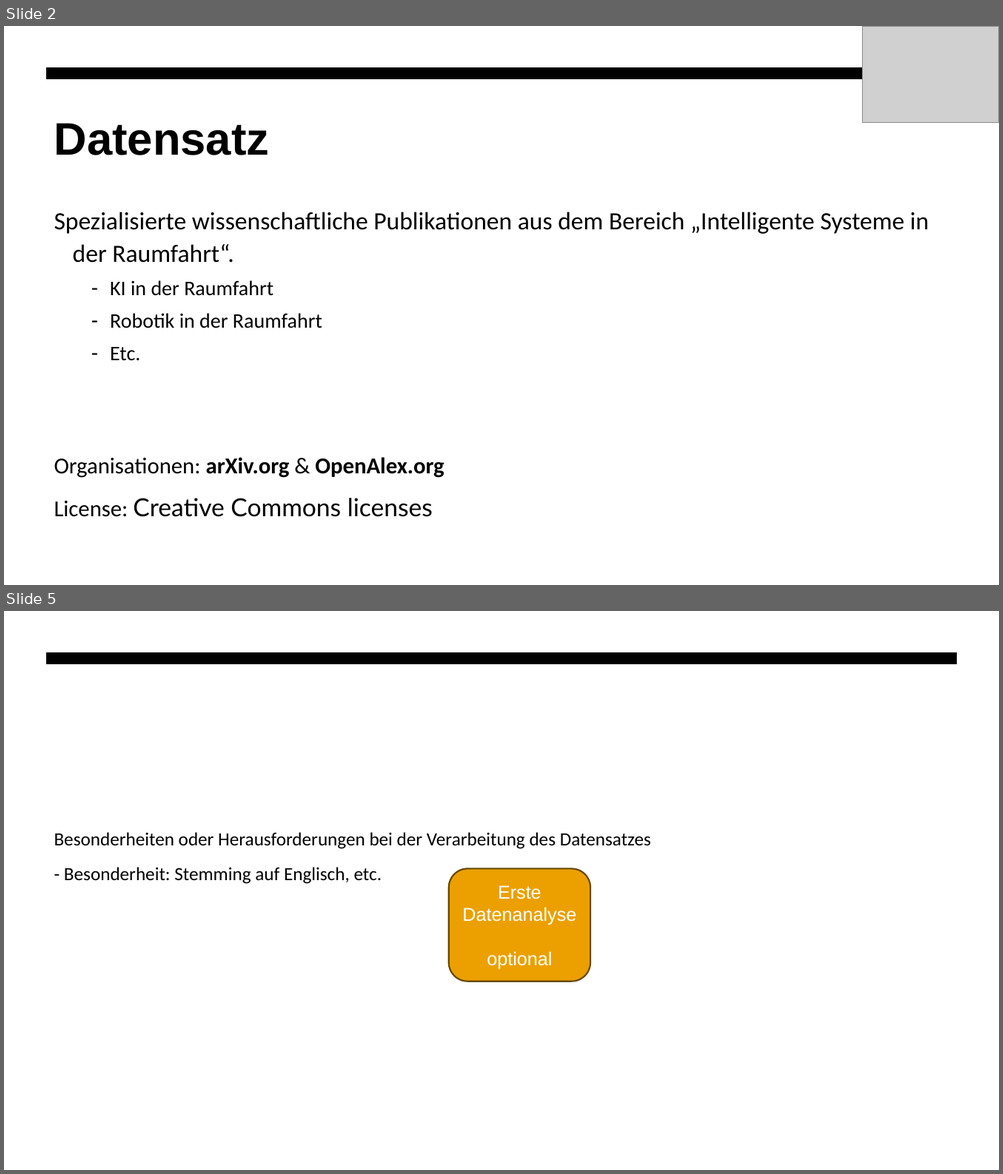
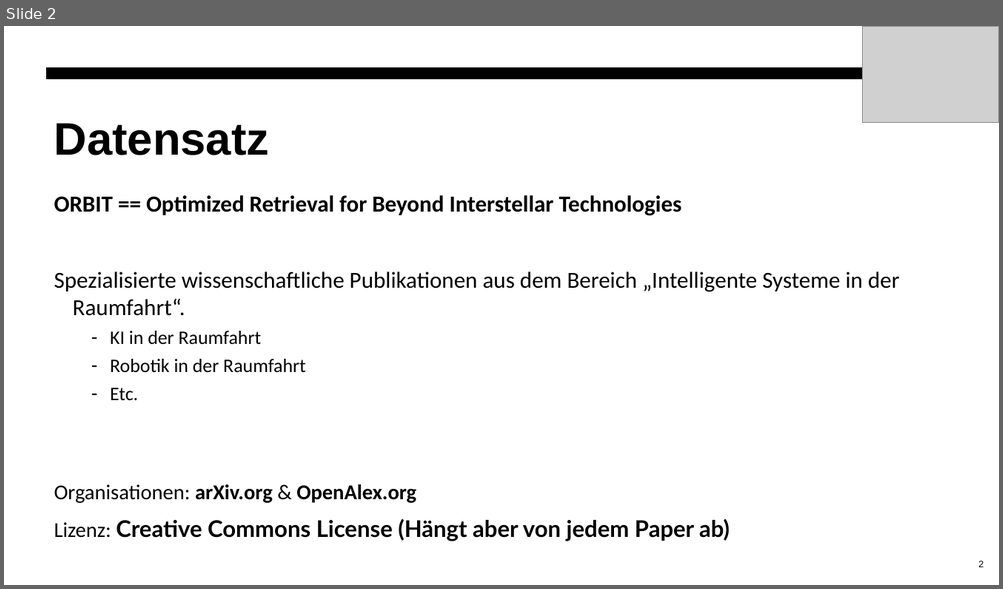
Before and after one commit to PatrykGadziomski/Orbit-Search-Engine, a slide deck: docs/zwischenpräsentation.pptx. Shown one above the other, each under a label of ours: slides 2 and 5 before the commit, slide 2 after it; the slides between them are not shown. The pictures are 1003x1174 and 1003x589 pixels, drawn with LibreOffice and Linux fonts; fonts in the diff are those of the drawing; grey boxes stand for pictures. Boxes give left, top, right and bottom in pixels: in the first picture for what was removed or moved away, otherwise in the second. Text is boxed around its words. In the diff, an @@ line names an element or a change of style, - is before the commit and + after.

```diff
--- a/docs/zwischenpräsentation.pptx
+++ b/docs/zwischenpräsentation.pptx
@@ slide 5 removed at (4,611,999,1170), background #FFFFFF; not listed: 1 template element that a slide beside it also shows @@
@@ text removed at (54,832,651,884) @@
-Besonderheiten oder Herausforderungen bei der Verarbeitung des Datensatzes
-- Besonderheit: Stemming auf Englisch, etc.
@@ rounded rectangle removed at (449,869,590,982) @@
-Erste Datenanalyse
-optional
@@ slide 2 changed as well @@
@@ text at (54,195,682,216): paragraph added @@
+ORBIT == Optimized Retrieval for Beyond Interstellar Technologies
@@ text at (54,272,899,503): size 24 to 22.2 pt in "Spezialisierte wissenschaftliche Publikationen aus dem Berei ..."; size 20 to 18.5 pt in "KI in der Raumfahrt", "Robotik in der Raumfahrt", "Etc."; size 22 to 20.4 pt in "Organisationen: arXiv.org & OpenAlex.org"; line spacing 1.1 to 1 @@
@@ text at (54,519,729,542): text changed; size 24 to 22.2 pt; bold on @@
-License: Creative Commons licenses
+Lizenz: Creative Commons License (Hängt aber von jedem Paper ab)
@@ page number added at (978,561,983,568), 9 pt, text #000000 @@
+2
```
Also in this commit, not shown: 2 other slides changed, 2 slides added, 1 other slide removed.
